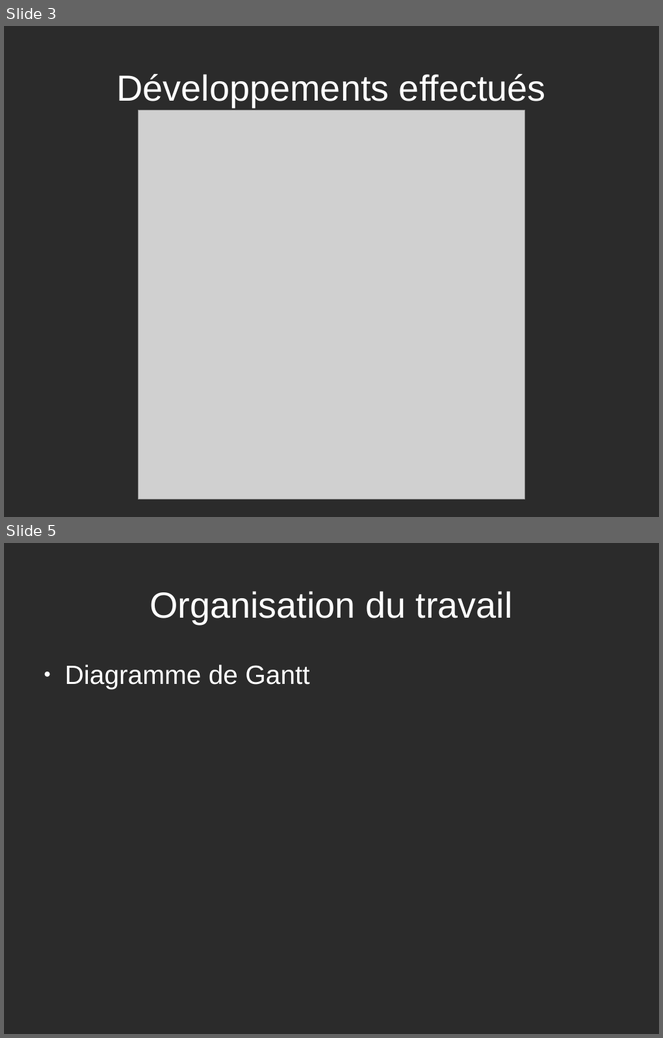
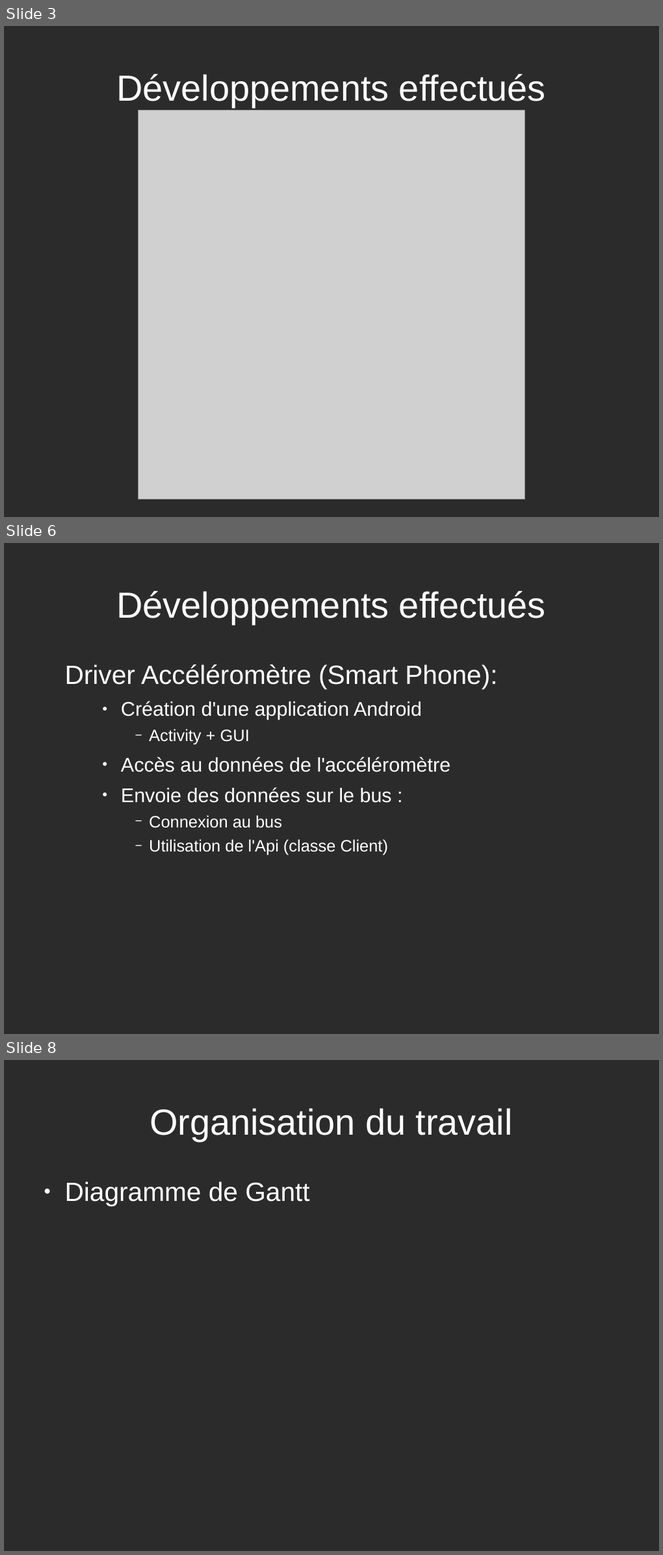
Before and after one commit to rrhardy/projet_techno_grp_5, a slide deck: transparents.odp. Shown one above the other, each under a label of ours: slides 3 and 5 before the commit, slides 3, 6 and 8 after it; the slides between them are not shown. The pictures are 663x1038 and 663x1555 pixels, drawn with LibreOffice and Linux fonts; fonts in the diff are those of the drawing; grey boxes stand for pictures; background and template pictures are left out; a plain dark background stands for a picture behind light text. Boxes give left, top, right and bottom in pixels: in the first picture for what was removed or moved away, otherwise in the second. Text is boxed around its words. In the diff, an @@ line names an element or a change of style, - is before the commit and + after.

```diff
--- a/transparents.odp
+++ b/transparents.odp
@@ slide 6 added at [4,543,659,1034], background picture (left out) @@
@@ title added at [116,591,546,624], 44 pt, text #FFFFFF @@
+Développements effectués
@@ text added at [65,665,497,856], 24 pt, text #FFFFFF @@
+Driver Accéléromètre (Smart Phone):
+    ● Création d'une application Android
+      − Activity + GUI
+    ● Accès au données de l'accéléromètre
+    ● Envoie des données sur le bus :
+      − Connexion au bus
+      − Utilisation de l'Api (classe Client)
@@ what was slide 5 is now slide 8 @@
```
Also in this commit, not shown: 1 slide changed, 2 other slides added, 10 other files.
